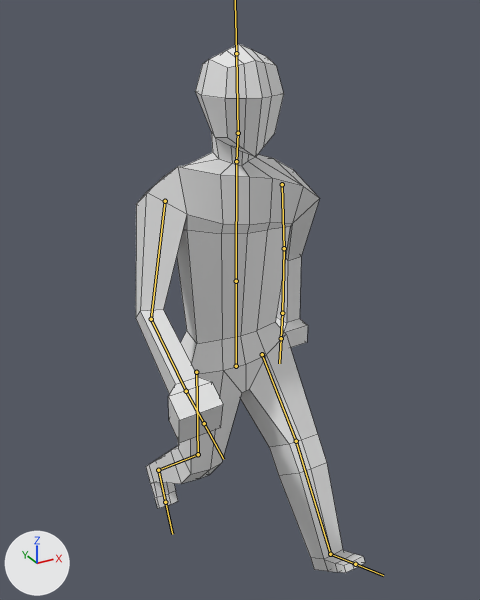
Renders of the FBX model Assets/Prefabs/lowpolyenemy_anim.fbx from each side of a commit.
Rendered twice from a 50 mm lens placed at (-9.11, -16.13, 17.48), pointed at (-0.11, 0.23, 9.3). The axes (+X, +Y, +Z) are drawn at lower left. The lights are the same throughout. Both versions are drawn at frame 1 of the action 'Armature|Action.001'; the numbers are the values there. The bones that bend it are drawn over the model as lines. Mesh edges are drawn as thin lines.
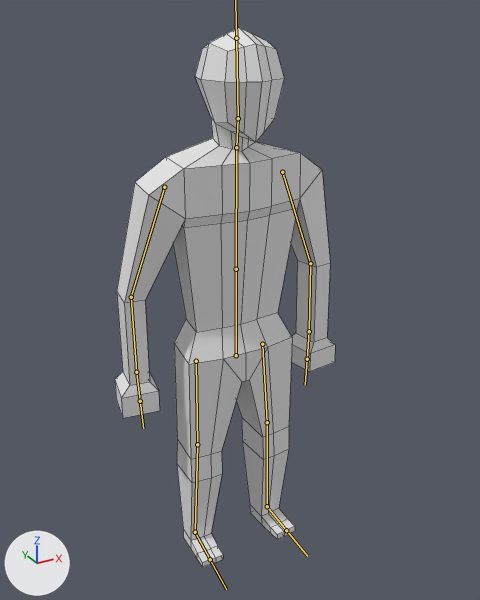
Where the change shows, as pixel boxes [x1, y1, x2, y2] in the pictures (480 x 600 px):
'Cube', posed: before [136, 44, 365, 573]; after [115, 27, 335, 567]
bone 'LowerTorso', root to tip: before (236, 366) to (236, 265); after (236, 355) to (236, 252)
bone 'arm1.L', root to tip: before (282, 184) to (284, 248); after (282, 172) to (310, 263)
bone 'arm2.L', root to tip: before (284, 248) to (282, 313); after (310, 263) to (309, 331)
bone 'arm1.R.001', root to tip: before (165, 201) to (151, 319); after (164, 187) to (131, 297)
bone 'arm2.R.001', root to tip: before (151, 319) to (186, 391); after (131, 297) to (136, 372)
bone 'leg1.L', root to tip: before (262, 354) to (296, 441); after (262, 344) to (267, 422)
bone 'leg2.L', root to tip: before (296, 441) to (330, 554); after (267, 422) to (267, 506)
bone 'leg2.R.001', root to tip: before (198, 454) to (158, 470); after (197, 444) to (195, 532)

The edits, one by one:
Bone 'LowerTorso' (bone_lowertorso) moves from (0.0, -0.46, 0.0) to (0.0, -0.06, 0.0).
Bone 'arm1.L' (bone_arm1_l) turns from (-24, 11, 7) to (3, -1, -1) degrees about its own x, y and z.
Bone 'arm2.L' (bone_arm2_l) turns from (29, 0, 0) to (-2, 0, 0) degrees about its own x, y and z.
Bone 'arm1.R.001' (bone_arm1_r_001) turns from (25, 7, 11) to (-1, 0, 0) degrees about its own x, y and z.
Bone 'arm2.R.001' (bone_arm2_r_001) turns from (35, 0, 0) to (2, 1, -1) degrees about its own x, y and z.
Bone 'leg1.L' (bone_leg1_l) turns from (37, -1, -2) to (0, 0, 0) degrees about its own x, y and z.
Bone 'leg2.L' (bone_leg2_l) turns from (0, 0, 0) to (3, 0, 0) degrees about its own x, y and z.
Bone 'leg2.R.001' (bone_leg2_r_001) turns from (-48, -8, -1) to (2, -5, -3) degrees about its own x, y and z.
